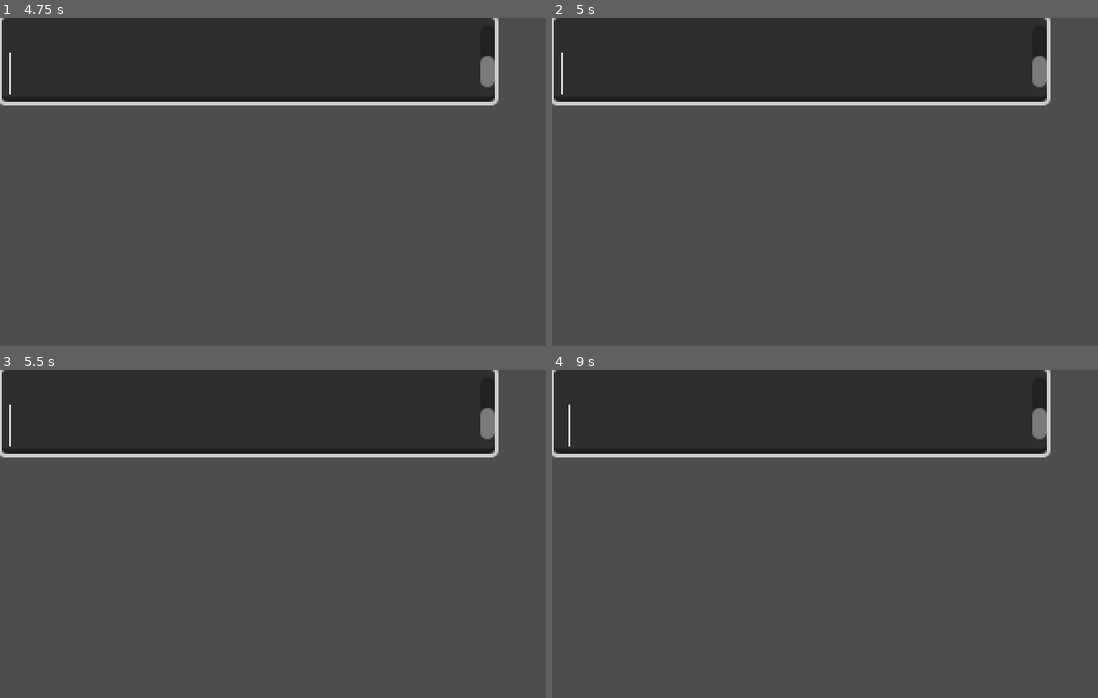
Above: before the commit, frames 1-4 (two rows, left to right).
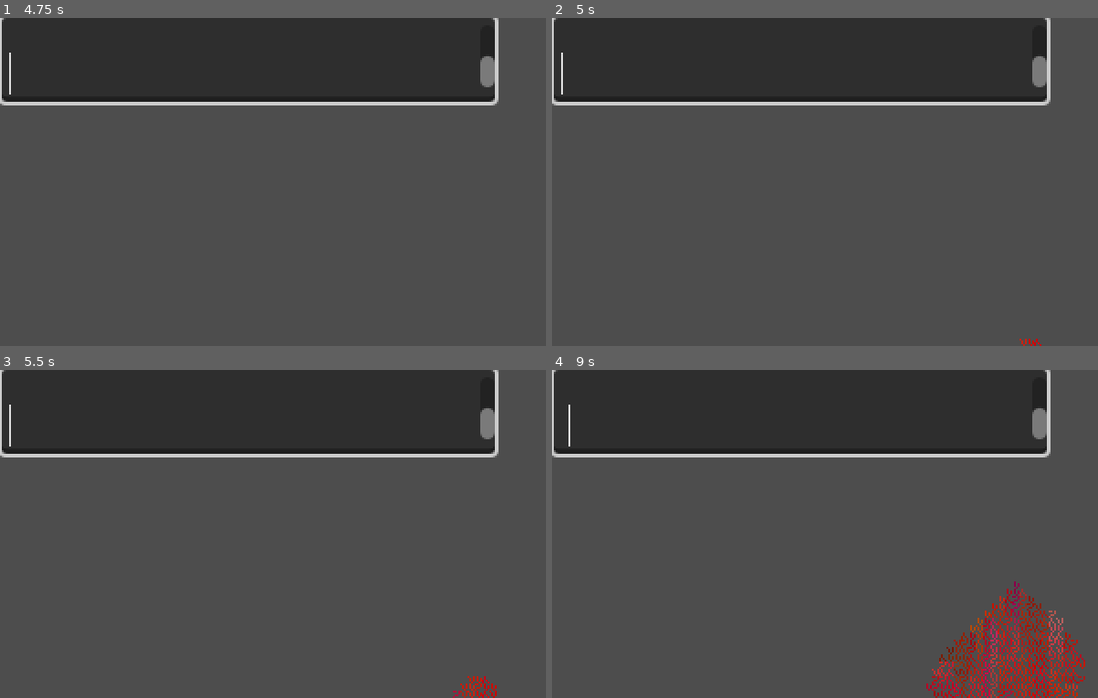
Above: after the commit, the same moments.

Repository: ayoreis/beneath-the-surface
Game: Godot game, scene res://main.tscn
Same seed, same stepped clock (60 frames per second), same inputs: the game is played once before the commit and once after it.
Inputs (mouse positions are in pixels of both pictures, inside the frame that each line leads up to):
- Up to frame 1 (4.75 s): click (245, 60) at 0.52 s; type "Alex" at 0.6 s; tap Enter at 1.25, 2.75, 4.25 s; move the mouse to (420, 165) at 1.27 s; click (420, 165) at 1.42 s; tap Space at 2, 3.5 s; move the mouse to (174, 198) at 2.02 s; click (174, 198) at 2.17 s; move the mouse to (349, 109) at 2.77 s; click (349, 109) at 2.92 s; move the mouse to (262, 247) at 3.52 s; click (262, 247) at 3.67 s; move the mouse to (469, 231) at 4.27 s; click (469, 231) at 4.42 s
- Up to frame 2 (5 s): no input
- Up to frame 3 (5.5 s): move the mouse to (114, 484) at 5.02 s; click (114, 484) at 5.17 s
- Up to frame 4 (9 s): tap Space at 5.75 s; move the mouse to (874, 534) at 5.77 s; click (874, 534) at 5.92 s; move the mouse to (754, 452) at 6.52 s; click (754, 452) at 6.67 s; move the mouse to (972, 517) at 7.27 s; click (972, 517) at 7.42 s; move the mouse to (726, 550) at 8.02 s; click (726, 550) at 8.17 s; move the mouse to (901, 461) at 8.77 s; click (901, 461) at 8.92 s

Frame 1 is identical in both runs. In frame 2, less than 0.1% of the frame differs, in the area x 85-90%, y 97-100%; in frame 3, 0.2%; in frame 4, 2.7%, in the area x 68-98%, y 64-100%.

Commit message:
tilemap stuff

Diff:
--- a/main.tscn
+++ b/main.tscn
@@ -1,11 +1,26 @@
 [gd_scene format=3 uid="uid://c8yemmx6efk5x"]
 
+[ext_resource type="Script" uid="uid://bln5qskniio58" path="res://scene.gd" id="1_1bvp3"]
 [ext_resource type="Script" uid="uid://d4mepl6f4c8wh" path="res://camscroll.gd" id="1_ig7tw"]
-[ext_resource type="Script" uid="uid://c2ijsce1trami" path="res://timemap.gd" id="2_0xm2m"]
+[ext_resource type="Script" uid="uid://c2ijsce1trami" path="res://tilemap.gd" id="2_0xm2m"]
+[ext_resource type="Texture2D" uid="uid://dapd872lkagj1" path="res://root.png" id="2_h2yge"]
+
+[sub_resource type="TileSetAtlasSource" id="TileSetAtlasSource_1bvp3"]
+texture = ExtResource("2_h2yge")
+texture_region_size = Vector2i(4, 4)
+0:1/0 = 0
+0:0/0 = 0
+1:0/0 = 0
+1:1/0 = 0
 
 [sub_resource type="TileSet" id="TileSet_h2yge"]
+tile_size = Vector2i(4, 4)
+custom_data_layer_0/name = "chance"
+custom_data_layer_0/type = 3
+sources/1 = SubResource("TileSetAtlasSource_1bvp3")
 
 [node name="Node2D" type="Node2D" unique_id=447501607]
+script = ExtResource("1_1bvp3")
 
 [node name="Camera2D" type="Camera2D" parent="." unique_id=1257232193]
 offset = Vector2(160, 90)
--- /dev/null
+++ b/scene.gd
@@ -0,0 +1,4 @@
+extends Node2D
+
+func _ready():
+	randomize()
--- /dev/null
+++ b/tilemap.gd
@@ -0,0 +1,90 @@
+extends TileMapLayer
+
+const CELL_OFFSET = 5
+const TILE_SIZE = 4
+const WIDTH = 320
+const HEIGHT = 300
+const UPDATE_INTERVAL = 0.25
+
+var target_point = Vector2i(-1, -1)
+var paused = false
+var last_change_time = 0
+var tiles_x = WIDTH / TILE_SIZE
+var tiles_y = HEIGHT / TILE_SIZE
+var cell_data = {}  # Vector2i -> {chance, color}
+
+func _ready() -> void:
+	var pos = Vector2i(randi() % tiles_x, randi() % tiles_y)
+	place_cell(pos, 1.0, Color(1, 0, 0, 1))
+	notify_runtime_tile_data_update()
+
+func _use_tile_data_runtime_update(coords: Vector2i) -> bool:
+	return true
+
+func _tile_data_runtime_update(coords: Vector2i, tile_data: TileData) -> void:
+	if cell_data.has(coords):
+		tile_data.modulate = cell_data[coords]["color"]
+	else:
+		tile_data.modulate = Color(0, 0, 0, 1)
+
+func grow(cells, pos):
+	var coords_map = [Vector2i(-1, 0), Vector2i(1, 0), Vector2i(0, 1), Vector2i(0, -1)]
+
+	if target_point != Vector2i(-1, -1):
+		coords_map.sort_custom(func(a, b):
+			var da = (target_point - (pos + a)).length_squared()
+			var db = (target_point - (pos + b)).length_squared()
+			return da < db
+		)
+	else:
+		return
+
+	for cell_offset in coords_map:
+		var new_pos = cell_offset + pos
+		if new_pos.y < CELL_OFFSET or new_pos.y > tiles_y:
+			continue
+		if new_pos.x > tiles_x or new_pos.x < 0:
+			continue
+		var parent_color = cell_data[pos]["color"]
+		if cell_data.has(new_pos):
+			cell_data[new_pos]["chance"] = min(1.0, cell_data[new_pos]["chance"] + 0.05)
+		else:
+			# Bias: new cells toward target get higher starting chance
+			var start_chance = 0.05
+			if target_point != Vector2i(-1, -1):
+				var dist_current = (target_point - pos).length_squared()
+				var dist_new = (target_point - new_pos).length_squared()
+				if dist_new < dist_current:
+					start_chance = 0.8
+			var new_color = Color(
+				clamp(parent_color.r + randf_range(-0.07, 0.07), 0.0, 1.0),
+				clamp(parent_color.g + randf_range(-0.07, 0.07), 0.0, 1.0),
+				clamp(parent_color.b + randf_range(-0.07, 0.07), 0.0, 1.0),
+				1.0
+			)
+			place_cell(new_pos, start_chance, new_color)
+	notify_runtime_tile_data_update()
+
+func place_cell(pos: Vector2i, chance: float, color: Color):
+	set_cell(pos, 1, Vector2i(randi() % 2, randi() % 2))
+	cell_data[pos] = {"chance": chance, "color": color}
+	if target_point == pos:
+		target_point = Vector2i(-1, -1)
+
+func _process(delta: float) -> void:
+	last_change_time += delta
+	if last_change_time > UPDATE_INTERVAL:
+		last_change_time -= UPDATE_INTERVAL
+		if target_point == Vector2i(-1, -1):
+			return
+		for coords in cell_data.keys():
+			var chance = cell_data[coords]["chance"]
+			if chance > randf():
+				grow(cell_data.keys(), coords)
+
+func _input(event: InputEvent) -> void:
+	if paused:
+		return
+	if event is InputEventMouseButton:
+		if event.button_index == 1:
+			target_point = Vector2i(int(event.position.x) / TILE_SIZE, int(event.position.y) / TILE_SIZE)
--- a/timemap.gd
+++ /dev/null
@@ -1 +0,0 @@
-extends TileMapLayer
Not shown, added: scene.gd.uid
Renamed: timemap.gd.uid -> tilemap.gd.uid
